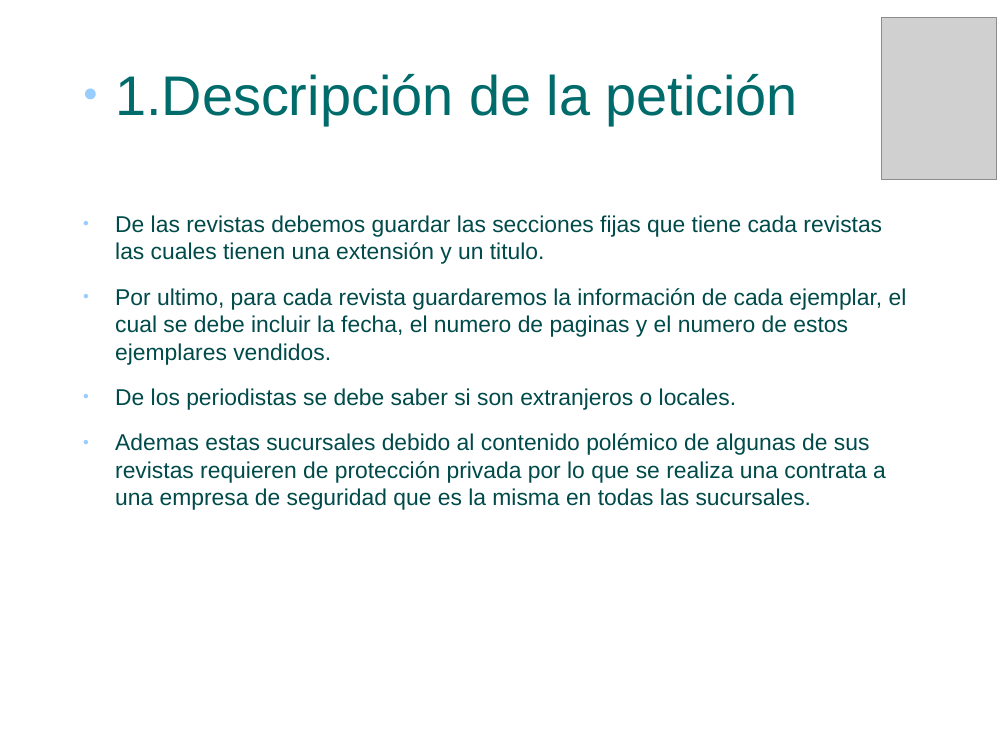
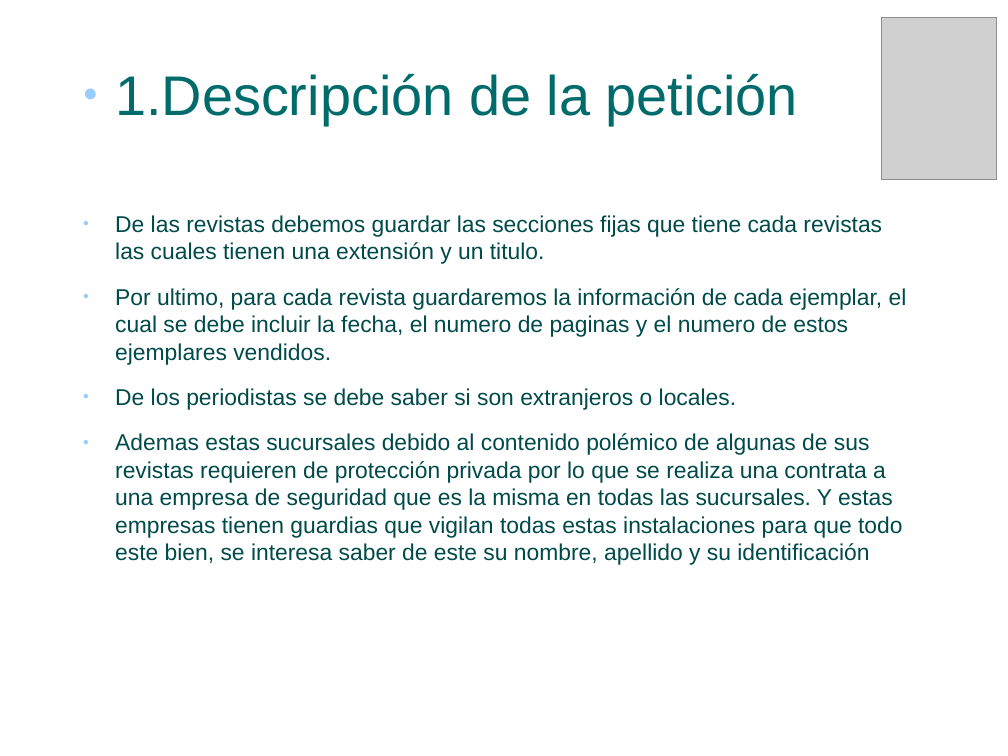
Before and after one commit to fartorr0810/Clases1DawB, a slide deck: slide 4 of BaseDeDatos/Tema3/Presentacion.odp. Drawn at 1008x756 pixels with LibreOffice and Linux fonts; fonts in the diff are those of the drawing; grey boxes stand for pictures; background and template pictures are left out. Boxes give left, top, right and bottom in pixels: in the first picture for what was removed or moved away, otherwise in the second. Text is boxed around its words. In the diff, an @@ line names an element or a change of style, - is before the commit and + after.

```diff
--- a/BaseDeDatos/Tema3/Presentacion.odp
+++ b/BaseDeDatos/Tema3/Presentacion.odp
@@ text at [115, 433, 902, 565]: text changed @@
-● Ademas estas sucursales debido al contenido polémico de algunas de sus revistas requieren de protección privada por lo que se realiza una contrata a una empresa de seguridad que es la misma en todas las sucursales.
+● Ademas estas sucursales debido al contenido polémico de algunas de sus revistas requieren de protección privada por lo que se realiza una contrata a una empresa de seguridad que es la misma en todas las sucursales. Y estas empresas tienen guardias que vigilan todas estas instalaciones para que todo este bien, se interesa saber de este su nombre, apellido y su identificación
```
Also in this commit, not shown: 3 other slides changed, 14 other files.
